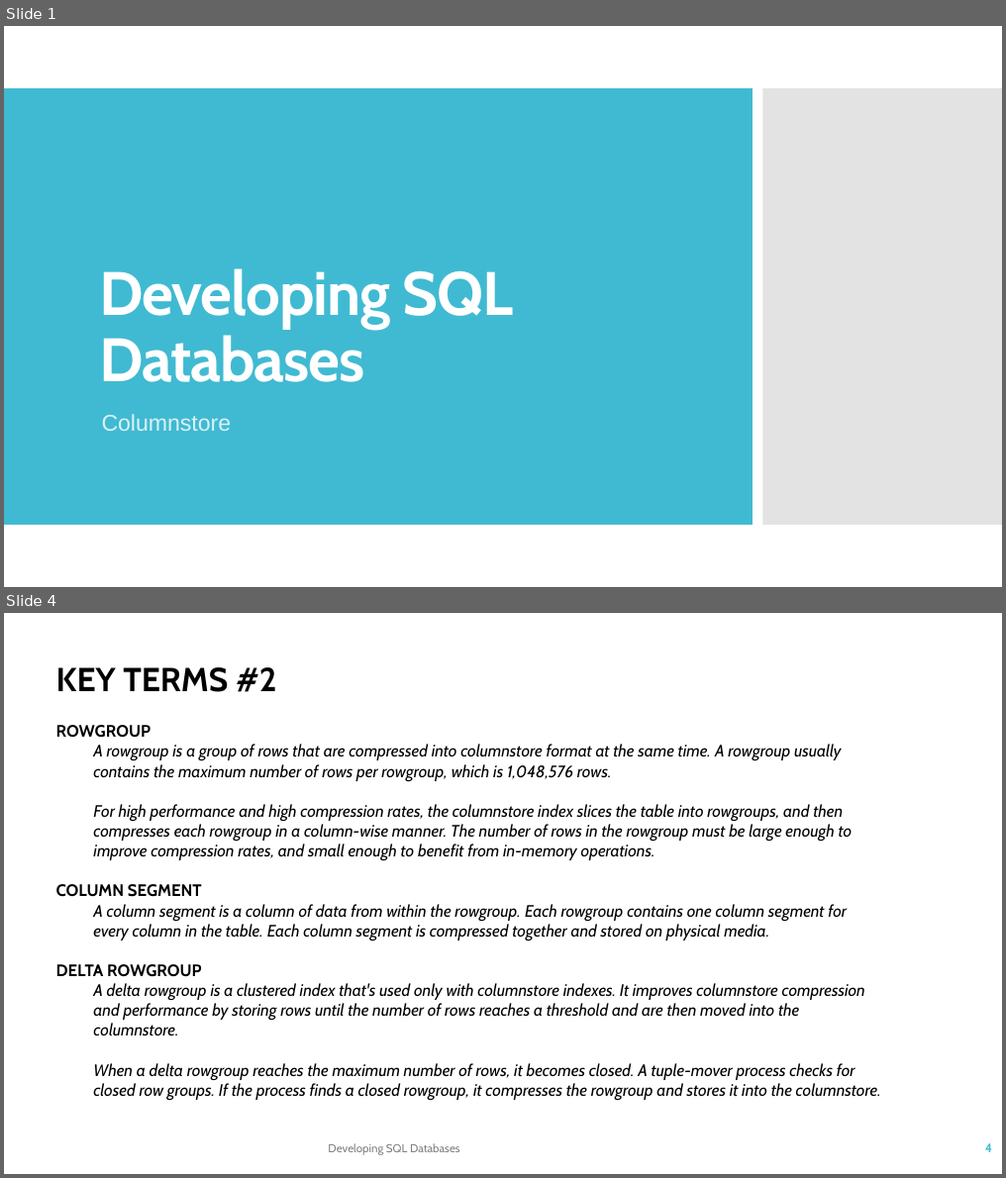
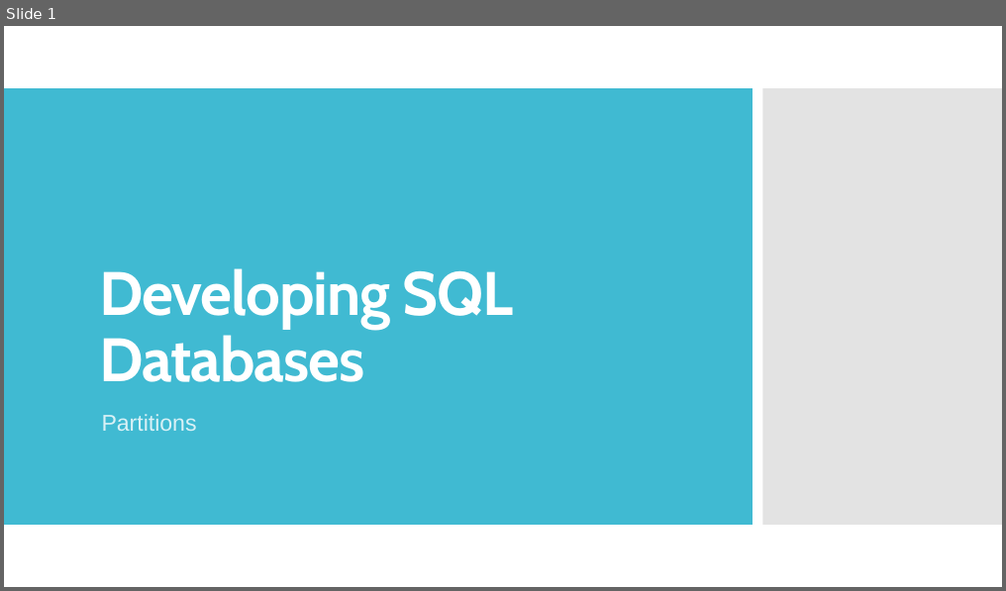
Before and after one commit to TKostyrka/70762DevSQLDB, a slide deck: DEVSQL_05_ColumnStoreIndex/DEVSQL_05A_Partitions.pptx. Shown one above the other, each under a label of ours: slides 1 and 4 before the commit, slide 1 after it; the slides between them are not shown. The pictures are 1006x1178 and 1006x591 pixels, drawn with LibreOffice and Linux fonts; fonts in the diff are those of the drawing. Boxes give left, top, right and bottom in pixels: in the first picture for what was removed or moved away, otherwise in the second. Text is boxed around its words. In the diff, an @@ line names an element or a change of style, - is before the commit and + after.

```diff
--- a/DEVSQL_05_ColumnStoreIndex/DEVSQL_05A_Partitions.pptx
+++ b/DEVSQL_05_ColumnStoreIndex/DEVSQL_05A_Partitions.pptx
@@ slide 4 removed at (4, 613, 1002, 1174), background #FFFFFF @@
@@ text removed at (56, 667, 881, 1100) @@
-KEY TERMS #2
-ROWGROUP
-  A rowgroup is a group of rows that are compressed into columnstore format at the same time. A rowgroup usually contains the maximum number of rows per rowgroup, which is 1,048,576 rows.
-  For high performance and high compression rates, the columnstore index slices the table into rowgroups, and then compresses each rowgroup in a column-wise manner. The number of rows in the rowgroup must be large enough to improve compression rates, and small enough to benefit from in-memory operations.
-COLUMN SEGMENT
-  A column segment is a column of data from within the rowgroup. Each rowgroup contains one column segment for every column in the table. Each column segment is compressed together and stored on physical media.
-DELTA ROWGROUP
-  A delta rowgroup is a clustered index that's used only with columnstore indexes. It improves columnstore compression and performance by storing rows until the number of rows reaches a threshold and are then moved into the columnstore.
-  When a delta rowgroup reaches the maximum number of rows, it becomes closed. A tuple-mover process checks for closed row groups. If the process finds a closed rowgroup, it compresses the rowgroup and stores it into the columnstore.
@@ text removed at (328, 1144, 460, 1156) @@
-Developing SQL Databases
@@ page number removed at (985, 1144, 992, 1153) @@
-4
@@ slide 1 changed as well @@
@@ subtitle at (102, 414, 197, 431): text changed @@
-Columnstore
+Partitions
```
Also in this commit, not shown: 6 other slides changed, 8 slides added, 4 other slides removed.
